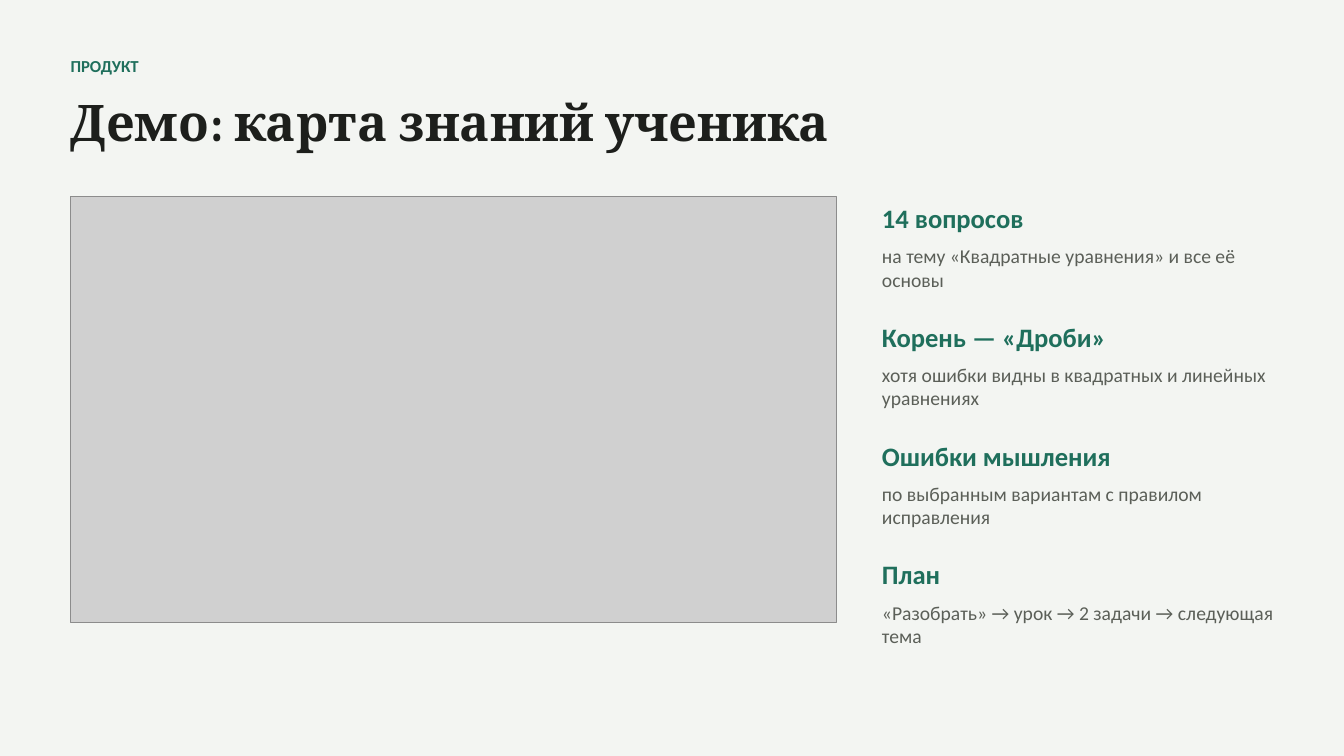
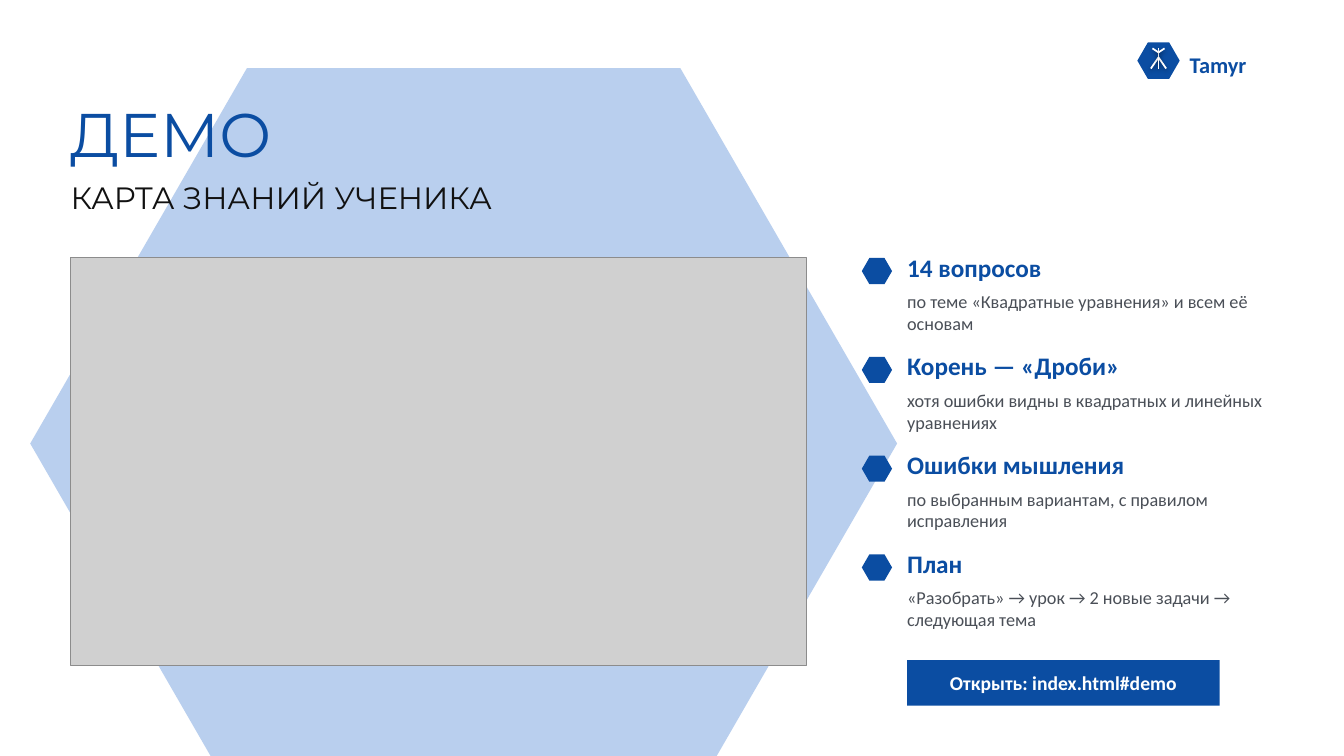
Before and after one commit to sas1k00/hackathonchik, a slide deck: slide 6 of docs/Tamyr_VentureHack2026.pptx. Drawn at 1344x756 pixels with LibreOffice and Linux fonts; fonts in the diff are those of the drawing; grey boxes stand for pictures. Boxes give left, top, right and bottom in pixels: in the first picture for what was removed or moved away, otherwise in the second. Text is boxed around its words. In the diff, an @@ line names an element or a change of style, - is before the commit and + after.

```diff
--- a/docs/Tamyr_VentureHack2026.pptx
+++ b/docs/Tamyr_VentureHack2026.pptx
@@ background #F3F5F2 to #FFFFFF @@
@@ hexagon added at [1137,42,1180,79], fill #0B4DA2 @@
@@ line added from (1158, 57) to (1151, 69), #FFFFFF 1.25 pt @@
@@ line added from (1158, 52) to (1152, 48), #FFFFFF 1.25 pt @@
@@ line added from (1158, 48) to (1158, 57), #FFFFFF 1.25 pt @@
@@ line added from (1158, 57) to (1167, 69), #FFFFFF 1.25 pt @@
@@ line added from (1158, 57) to (1158, 69), #FFFFFF 1.25 pt @@
@@ line added from (1158, 52) to (1165, 48), #FFFFFF 1.25 pt @@
@@ text added at [1190,58,1247,77], 16 pt, text #0B4DA2, bold @@
+Tamyr
@@ hexagon added at [30,69,897,756], fill #B9CFEE @@
@@ text removed at [71,61,139,75] @@
-ПРОДУКТ
@@ text added at [71,97,272,172], 44 pt, text #0B4DA2 @@
+ДЕМО
@@ text at [71,182,492,216]: text changed; size 36 to 22 pt; font Cambria to Montserrat; text colour #1D1F1C to #111111; bold off @@
-Демо: карта знаний ученика
+КАРТА ЗНАНИЙ УЧЕНИКА
@@ picture: place and size @@
-picture at [71,197,837,622]
+picture at [71,257,807,666]
@@ hexagon added at [862,258,892,284], fill #0B4DA2 @@
@@ size 19 to 18 pt, text colour #1F6F5C to #0B4DA2 in 4 elements at [907,456,1124,474], [907,556,962,573], [907,357,1120,379], [907,260,1041,281] @@
@@ text "14 вопросов": place and size @@
-text "14 вопросов" at [882,210,1024,232]
+text "14 вопросов" at [907,260,1041,281]
@@ text at [907,296,1247,330]: text changed; size 14 to 13 pt; text colour #5B5F58 to #4A4F57 @@
-на тему «Квадратные уравнения» и все её основы
+по теме «Квадратные уравнения» и всем её основам
@@ hexagon added at [862,357,892,383], fill #0B4DA2 @@
@@ text "Корень — «Дроби»": place and size @@
-text "Корень — «Дроби»" at [882,328,1106,351]
+text "Корень — «Дроби»" at [907,357,1120,379]
@@ text "хотя ошибки видны в квадратных ...": place and size @@
-text "хотя ошибки видны в квадратных ..." at [882,369,1266,408]
+text "хотя ошибки видны в квадратных ..." at [907,394,1262,432]
@@ text "хотя ошибки видны в квадратных ..." at [907,394,1262,432]: size 14 to 13 pt, text colour #5B5F58 to #4A4F57 @@
@@ hexagon added at [862,456,892,482], fill #0B4DA2 @@
@@ text "Ошибки мышления": place and size @@
-text "Ошибки мышления" at [882,447,1111,466]
+text "Ошибки мышления" at [907,456,1124,474]
@@ text at [907,493,1208,530]: text changed; size 14 to 13 pt; text colour #5B5F58 to #4A4F57 @@
-по выбранным вариантам с правилом исправления
+по выбранным вариантам, с правилом исправления
@@ hexagon added at [862,555,892,581], fill #0B4DA2 @@
@@ text "План": place and size @@
-text "План" at [882,566,940,584]
+text "План" at [907,556,962,573]
@@ text at [907,591,1210,629]: text changed; size 14 to 13 pt; text colour #5B5F58 to #4A4F57 @@
-«Разобрать» → урок → 2 задачи → следующая тема
+«Разобрать» → урок → 2 новые задачи → следующая тема
@@ rectangle added at [907,660,1220,706], fill #0B4DA2, 14 pt, text #FFFFFF, bold @@
+Открыть: index.html#demo
```
Also in this commit, not shown: 10 other slides changed, 2 other files.
